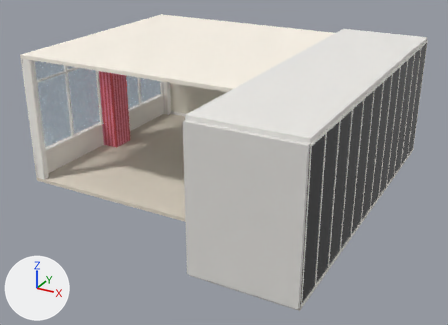
An edit to the glTF model client/public/world/room_shell.glb, drawn before and after from the same camera.
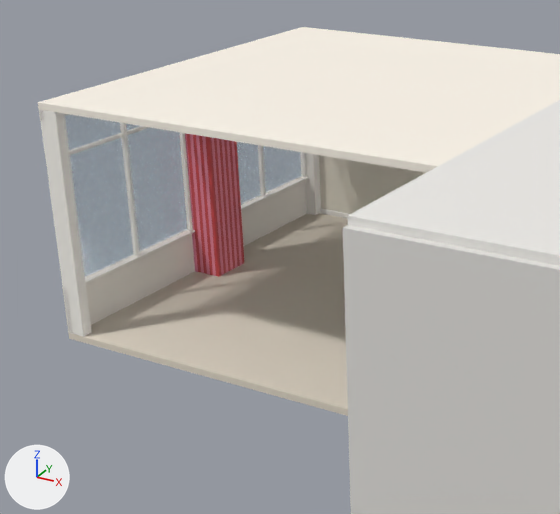
Old and new are each drawn whole from a 50 mm camera at (23.5, -37.5, 19.1) aimed at (4.2, -2.4, 1.5) and again close up on the part from 0% to 67% of the width and 0% to 84% of the height. Every picture has the same lights, and +X, +Y and +Z are marked at lower left. The first two pictures are the older version. Vertices at exactly the same position are counted once.

The first close-up shows 'Ceiling.001', 'CorrCeil.001', 'CorrEndFront.001', 'Floor.001', 'Glass_B.001', 'Glass_F.001', 'LPier.001', 'LPierBack.001', 'LWall_Low.001', 'Mullion_F1.001', 'WallBack.001' and 26 more.
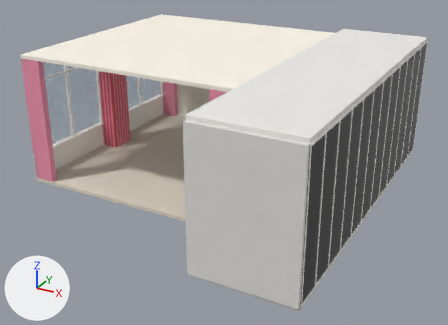
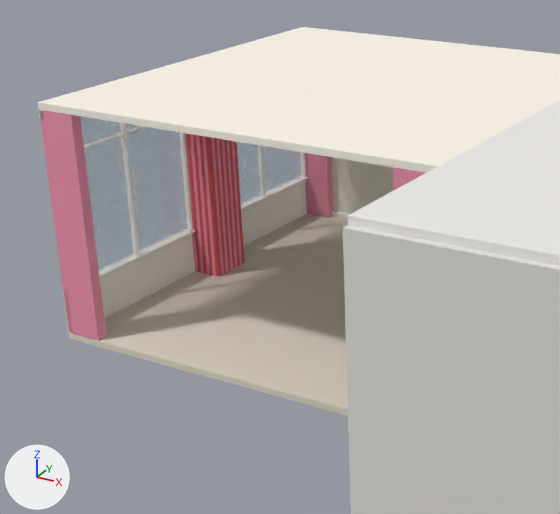
Where the newer file only moved an object's origin or applied its transform, the numbers keep the older frame.

Scene script edits in JSON lines:
```json
{"block": "me_lpier_001", "where": "# used by ob_lpier_001; location = (-7.65, -8.03, 4.39)"}
{"op": "remove", "block": "me_lpier_001", "code": "me_lpier_001.from_pydata(...)  # 152 vertices, 300 faces; spans x -0.4..0.4, y -0.22..0.22, z -4.39..4.39"}
{"op": "remove", "block": "me_lpier_001", "code": "me_lpier_001.materials.append(mat_trim_001_game)  # white #fffcf5"}
{"op": "add", "block": "me_lpier_001", "code": "me_lpier_001.from_pydata(...)  # 152 vertices, 300 faces; spans x -0.4..1.15, y -0.22..0.22, z -4.39..4.39"}
{"block": "me_lpier_001", "change": "me_lpier_001 part 1: all 76 vertices in x 0.37..0.4, y -0.22..0.22, z -4.39..4.39 are moved by (0.75, 0.0, 0.0)"}
{"op": "add", "block": "me_lpier_001", "code": "me_lpier_001.materials.append(mat_pillarpink_001_game)  # pink #f296b0"}
{"block": "me_lpierback_001", "where": "# used by ob_lpierback_001; location = (-7.65, 8.16, 4.39)"}
{"op": "remove", "block": "me_lpierback_001", "code": "me_lpierback_001.from_pydata(...)  # 152 vertices, 300 faces; spans x -0.4..0.4, y -0.35..0.35, z -4.39..4.39"}
{"op": "remove", "block": "me_lpierback_001", "code": "me_lpierback_001.materials.append(mat_trim_001_game)  # white #fffcf5"}
{"op": "add", "block": "me_lpierback_001", "code": "me_lpierback_001.from_pydata(...)  # 152 vertices, 300 faces; spans x -0.4..1.15, y -0.35..0.35, z -4.39..4.39"}
{"block": "me_lpierback_001", "change": "me_lpierback_001 part 2: all 76 vertices in x 0.37..0.4, y -0.35..0.35, z -4.39..4.39 are moved by (0.75, 0.0, 0.0)"}
{"op": "add", "block": "me_lpierback_001", "code": "me_lpierback_001.materials.append(mat_pillarpink_001_game)  # pink #f296b0"}
{"op": "add", "block": "me_rpier_001", "code": ["me_rpier_001 = bpy.data.meshes.new('RPier.001')", "me_rpier_001.from_pydata(...)  # 152 vertices, 300 faces; spans x -0.78..0.78, y -0.22..0.22, z -4.39..4.39", "me_rpier_001.materials.append(mat_pillarpink_001_game)  # pink #f296b0"]}
{"op": "add", "block": "ob_rpier_001", "code": ["ob_rpier_001 = bpy.data.objects.new('RPier.001', me_rpier_001)", "ob_rpier_001.location = (7.28, -8.03, 4.39)"]}
```

Changed parts and their boxes [x1, y1, x2, y2] in the close-ups (560 x 514 px):
```json
{"object": "LPier.001", "change": "recoloured, reshaped", "before": [39, 110, 92, 337], "after": [39, 110, 106, 341], "on screen": "white to pink, 26% wider"}
{"object": "LPierBack.001", "change": "recoloured, reshaped", "before": [305, 153, 321, 215], "after": [305, 153, 334, 218], "on screen": "darker"}
{"object": "RPier.001", "change": "added", "after": [393, 167, 425, 191]}
```
